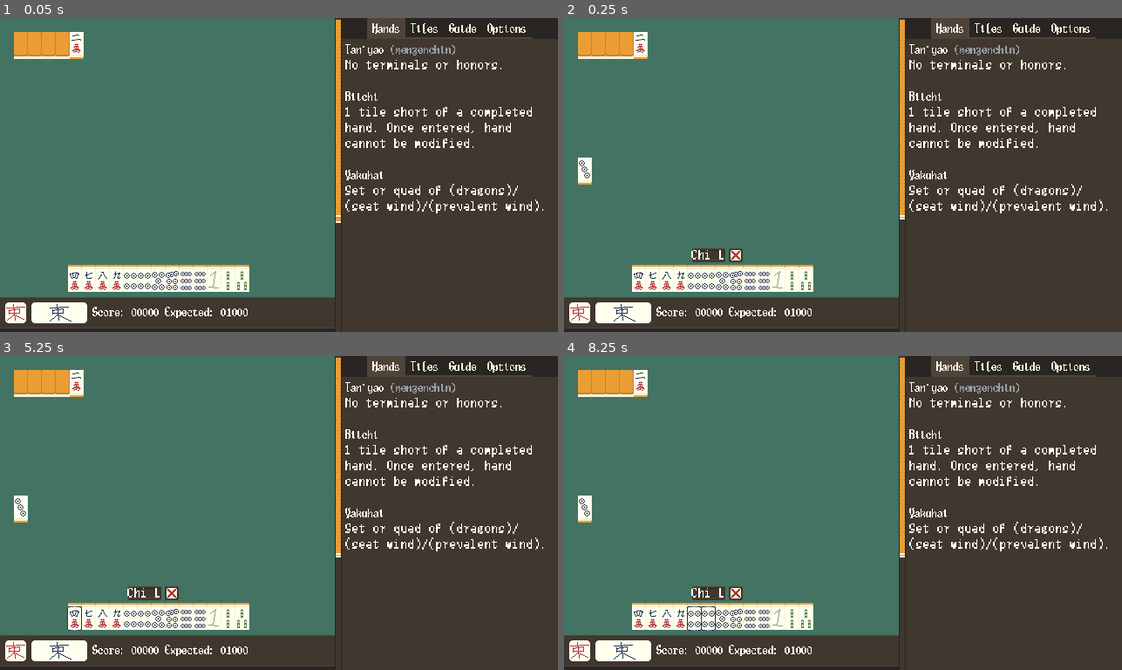
Above: before the commit, frames 1-4 (two rows, left to right).
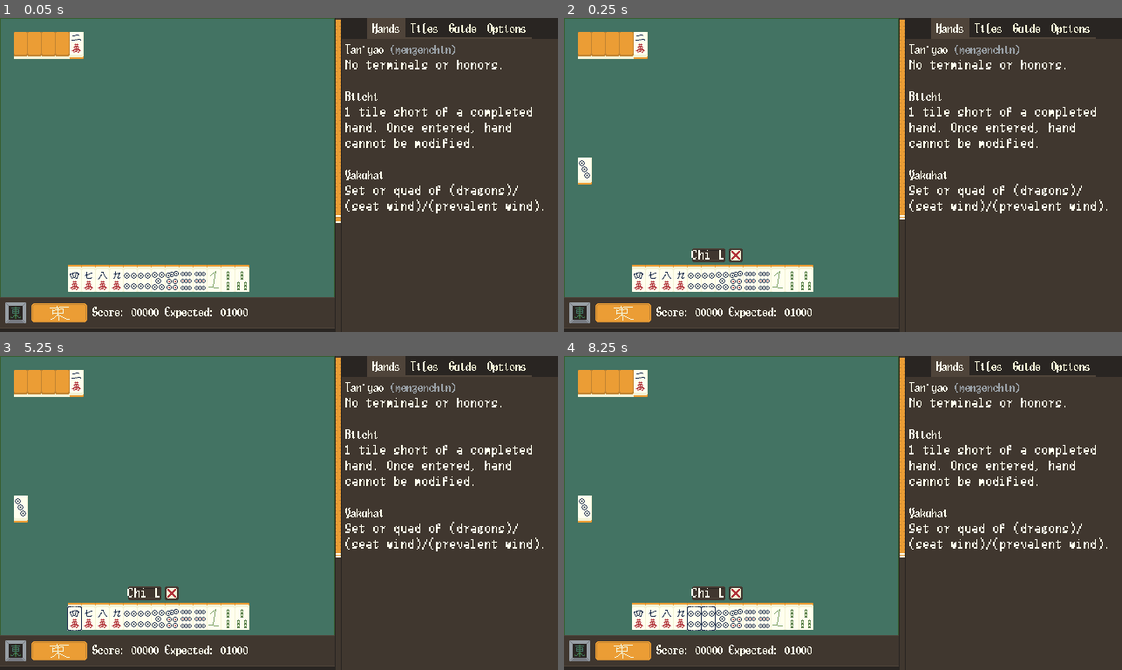
Above: after the commit, the same moments.

Repository: nanahyakuman/ultimahjong
Game: Godot game, scene res://root.tscn
Two runs of this game, one before a commit and one after it. Both use one fixed random seed, a clock stepped at 60 frames per second and the inputs below.
Inputs (mouse positions are in pixels of both pictures, inside the frame that each line leads up to):
- Up to frame 1 (0.05 s): no input
- Up to frame 2 (0.25 s): no input
- Up to frame 3 (5.25 s): tap Enter at 0.5, 2, 3.5 s; drag from (22, 384) to (334, 443) at 0.52 s; tap Space at 1.25, 2.75, 4.25 s; drag from (33, 384) to (251, 575) at 1.27 s; move the mouse to (50, 384) at 2.02 s; click (50, 384) at 2.17 s; drag from (61, 384) to (111, 465) at 2.77 s; drag from (78, 384) to (306, 513) at 3.52 s; drag from (22, 509) to (195, 434) at 4.27 s; move the mouse to (72, 619) at 5.02 s; click (72, 619) at 5.17 s
- Up to frame 4 (8.25 s): drag from (653, 619) to (731, 528) at 5.77 s; drag from (664, 619) to (898, 443) at 6.52 s; drag from (681, 619) to (815, 575) at 7.27 s; move the mouse to (692, 619) at 8.02 s; click (692, 619) at 8.17 s

The runs differ from the first frame. In frame 1, 1.4% of the frame differs, in the area x 0-60%, y 0-98%; in frame 2, 1.4%; in frame 3, 1.4%; in frame 4, 1.4%.

Commit message:
wind tracking/displaying

Diff:
--- a/MahjongManager.gd
+++ b/MahjongManager.gd
@@ -18,9 +18,9 @@
 var kan_dora = []
 var ura_dora = []
 
-#enum WINDS {EAST, SOUTH, WEST, NORTH}
-#var prevalent_wind = WINDS.EAST
-#var SEAT = WINDS.EAST
+enum WINDS {EAST, SOUTH, WEST, NORTH}
+var prevalent_wind = -1 # incremented at start of round
+var seat_wind = -1
 
 enum {STATE_ACTIONABLE, STATE_ANIMATING, STATE_CALLS}
 var state = STATE_ACTIONABLE
@@ -31,6 +31,8 @@
 	start_round()
 
 func start_round():
+	increment_winds()
+
 	init_wall()
 
 	draw_hand()
@@ -43,6 +45,14 @@
 		draw_kan_dora()
 
 	gui_manager.update_wall_count(wall.size())
+
+func increment_winds():
+	seat_wind += 1
+	seat_wind %= 4
+	if seat_wind == 0:
+		prevalent_wind += 1
+		prevalent_wind %= 4
+	gui_manager.update_winds(prevalent_wind, seat_wind)
 
 # default tiles
 func init_wall():
--- a/root.tscn
+++ b/root.tscn
@@ -39,6 +39,8 @@
 @onready var kan_pile = $All/SideSpacers/Tiles/KanPile
 @onready var graphic_tile_counter = $\"../../GraphicTileCounter\"
 @onready var calls = $Calls
+@onready var prev_wind = $All/TextureRect/HBoxContainer/RoundWind/Sprite2D
+@onready var seat_wind = $All/TextureRect/HBoxContainer/SittingWind/Sprite2D
 
 func _ready():
 	pass
@@ -83,6 +85,9 @@
 	a.set_reversed(reverse)
 	return(a)
 
+func update_winds(prev: int, seat: int):
+	prev_wind.frame = prev
+	seat_wind.frame = seat
 
 func update_wall_count(c: int):
 	graphic_tile_counter.update_wall_count(c)
@@ -251,15 +256,25 @@
 [node name="Spacer" type="Control" parent="HBoxContainer/GameRoot/GUIManager/All/TextureRect/HBoxContainer"]
 layout_mode = 2
 
-[node name="TextureRect" type="TextureRect" parent="HBoxContainer/GameRoot/GUIManager/All/TextureRect/HBoxContainer"]
+[node name="RoundWind" type="Control" parent="HBoxContainer/GameRoot/GUIManager/All/TextureRect/HBoxContainer"]
+custom_minimum_size = Vector2(24, 24)
 layout_mode = 2
 size_flags_vertical = 4
+
+[node name="Sprite2D" type="Sprite2D" parent="HBoxContainer/GameRoot/GUIManager/All/TextureRect/HBoxContainer/RoundWind"]
 texture = ExtResource("8_heinv")
-
-[node name="TextureRect2" type="TextureRect" parent="HBoxContainer/GameRoot/GUIManager/All/TextureRect/HBoxContainer"]
+centered = false
+vframes = 4
+
+[node name="SittingWind" type="Control" parent="HBoxContainer/GameRoot/GUIManager/All/TextureRect/HBoxContainer"]
+custom_minimum_size = Vector2(64, 24)
 layout_mode = 2
 size_flags_vertical = 4
+
+[node name="Sprite2D" type="Sprite2D" parent="HBoxContainer/GameRoot/GUIManager/All/TextureRect/HBoxContainer/SittingWind"]
 texture = ExtResource("8_00qj1")
+centered = false
+vframes = 4
 
 [node name="RichTextLabel" type="RichTextLabel" parent="HBoxContainer/GameRoot/GUIManager/All/TextureRect/HBoxContainer"]
 layout_mode = 2
Binary file changed: image/bg.png
Binary file changed: image/prevwindindicator.png
Binary file changed: image/sittingwindindicator.png
